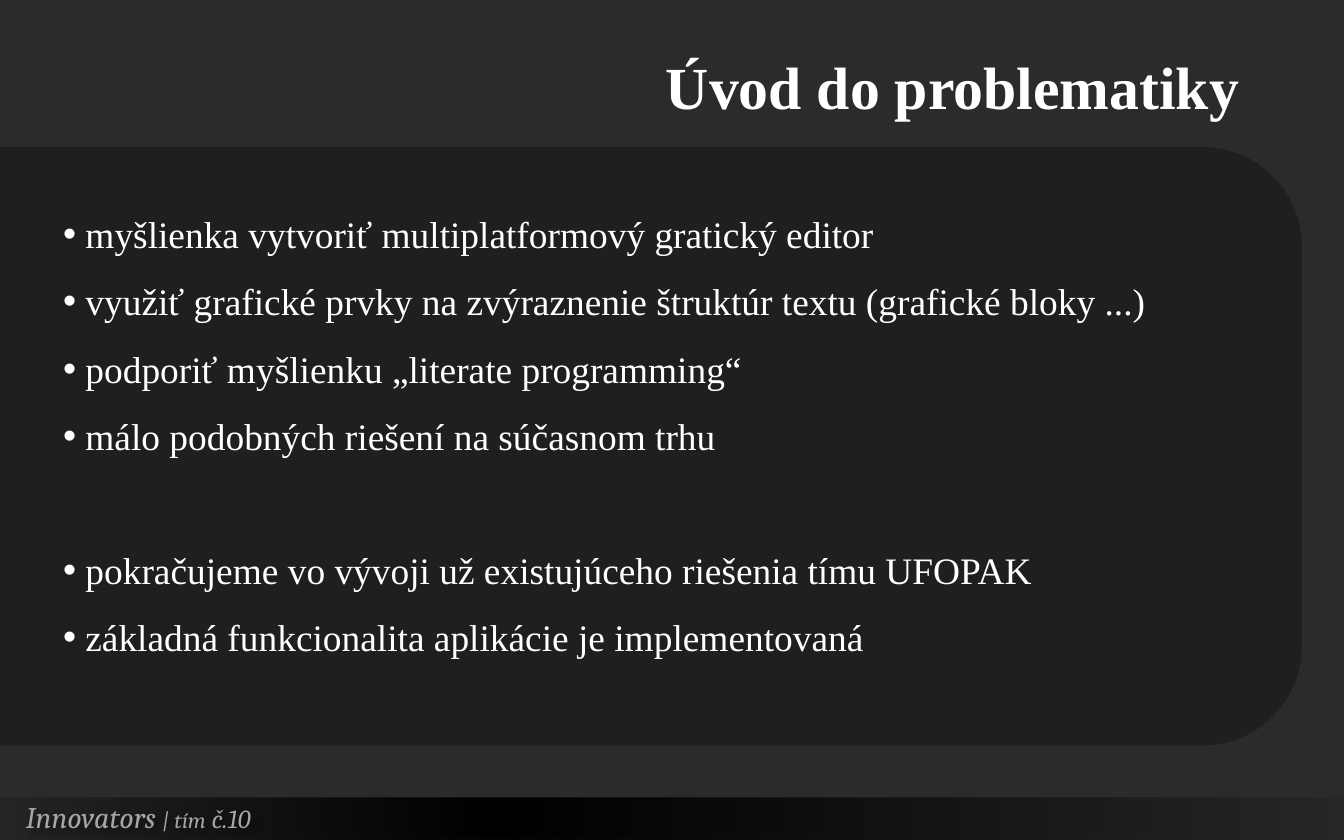
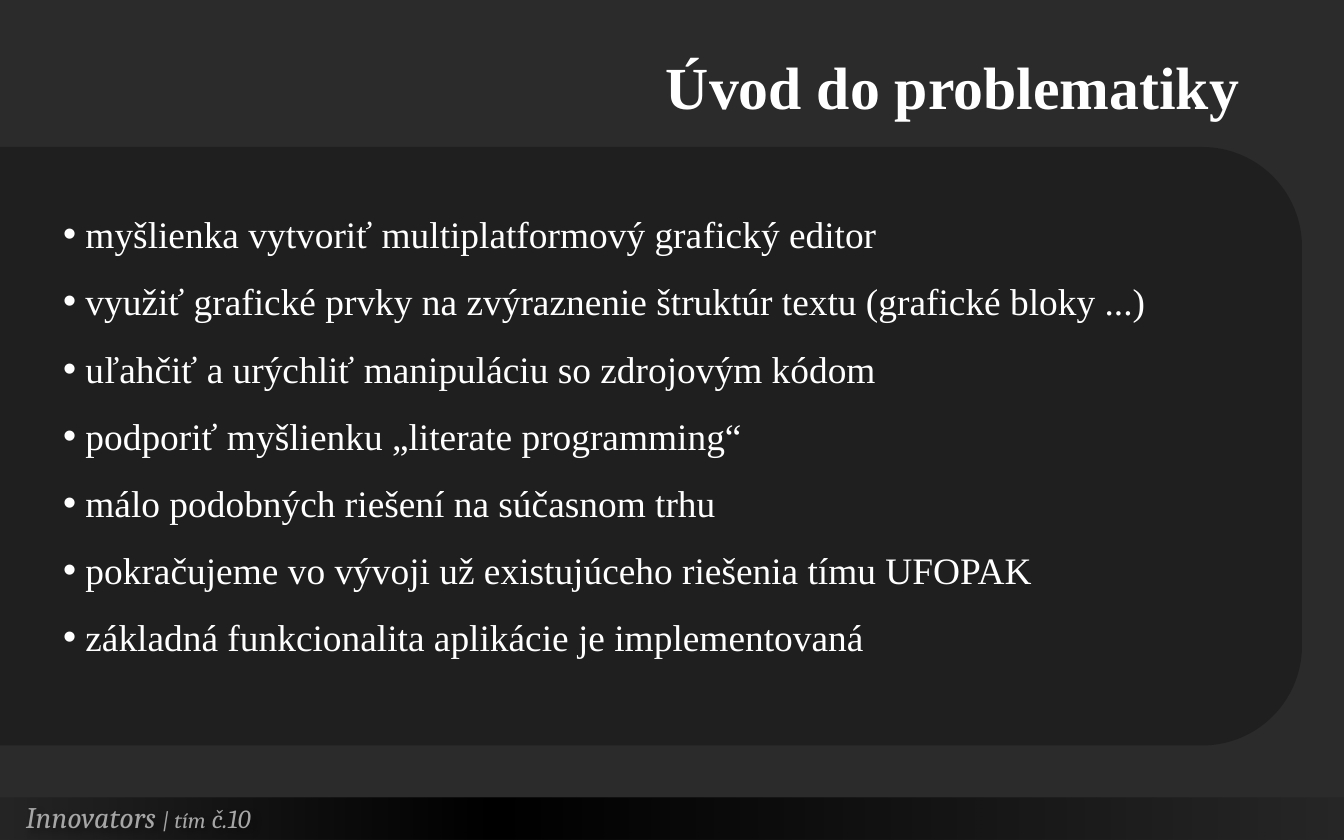
Before and after one commit to Innovators-Team10/Documentation, a slide deck: slide 2 of Dokumentacie/Ostatne/Innovators.pptx. Drawn at 1344x840 pixels with LibreOffice and Linux fonts; fonts in the diff are those of the drawing; background and template pictures are left out; a plain dark background stands for a picture behind light text. Boxes give left, top, right and bottom in pixels: in the first picture for what was removed or moved away, otherwise in the second. Text is boxed around its words. In the diff, an @@ line names an element or a change of style, - is before the commit and + after.

```diff
--- a/Dokumentacie/Ostatne/Innovators.pptx
+++ b/Dokumentacie/Ostatne/Innovators.pptx
@@ text at (x1=85, y1=221, x2=876, y2=255): text changed @@
-• myšlienka vytvoriť multiplatformový gratický editor
+• myšlienka vytvoriť multiplatformový grafický editor
@@ text at (x1=85, y1=356, x2=876, y2=390): paragraph added @@
+• uľahčiť a urýchliť manipuláciu so zdrojovým kódom
```
Also in this commit, not shown: 5 other slides changed.
